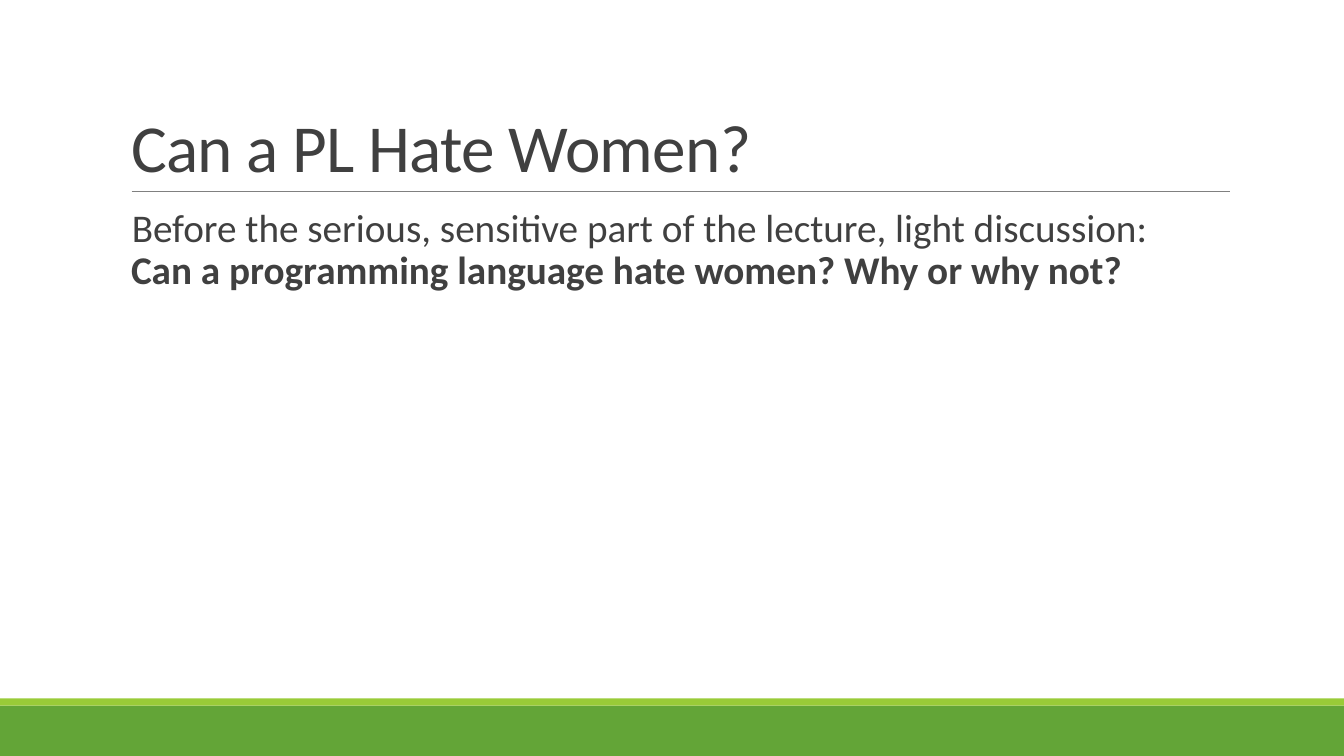
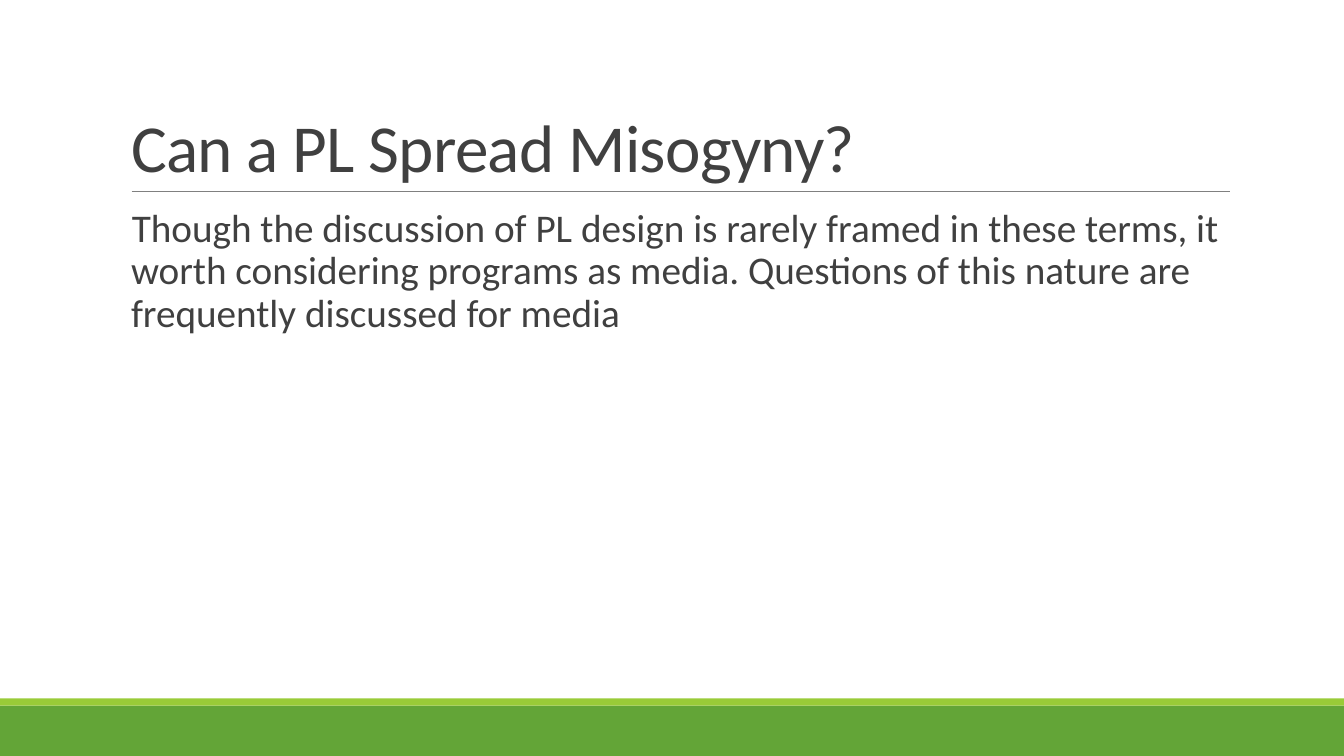
Before and after one commit to rbohrer/pl-course, a slide deck: slide 4 of LectureSlides/10GenderDisability.pptx. Drawn at 1344x756 pixels with LibreOffice and Linux fonts; fonts in the diff are those of the drawing. Boxes give left, top, right and bottom in pixels: in the first picture for what was removed or moved away, otherwise in the second. Text is boxed around its words. In the diff, an @@ line names an element or a change of style, - is before the commit and + after.

```diff
--- a/LectureSlides/10GenderDisability.pptx
+++ b/LectureSlides/10GenderDisability.pptx
@@ title at (131, 125, 854, 184): text changed @@
-Can a PL Hate Women?
+Can a PL Spread Misogyny?
@@ text at (131, 214, 1218, 334): text changed @@
-  Before the serious, sensitive part of the lecture, light discussion:
-  Can a programming language hate women? Why or why not?
+  Though the discussion of PL design is rarely framed in these terms, it worth considering programs as media. Questions of this nature are frequently discussed for media
```
Also in this commit, not shown: 2 other slides changed, 1 slide removed, 2 other files.
